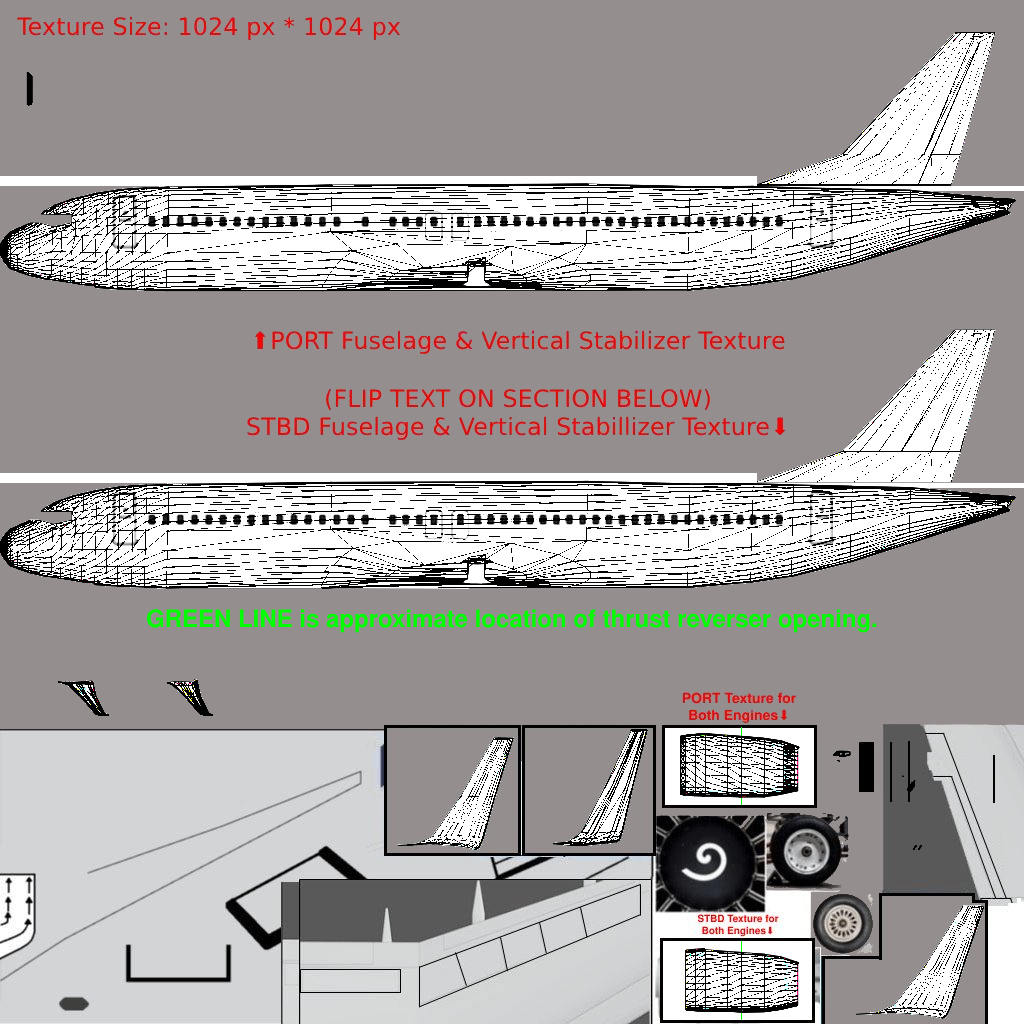
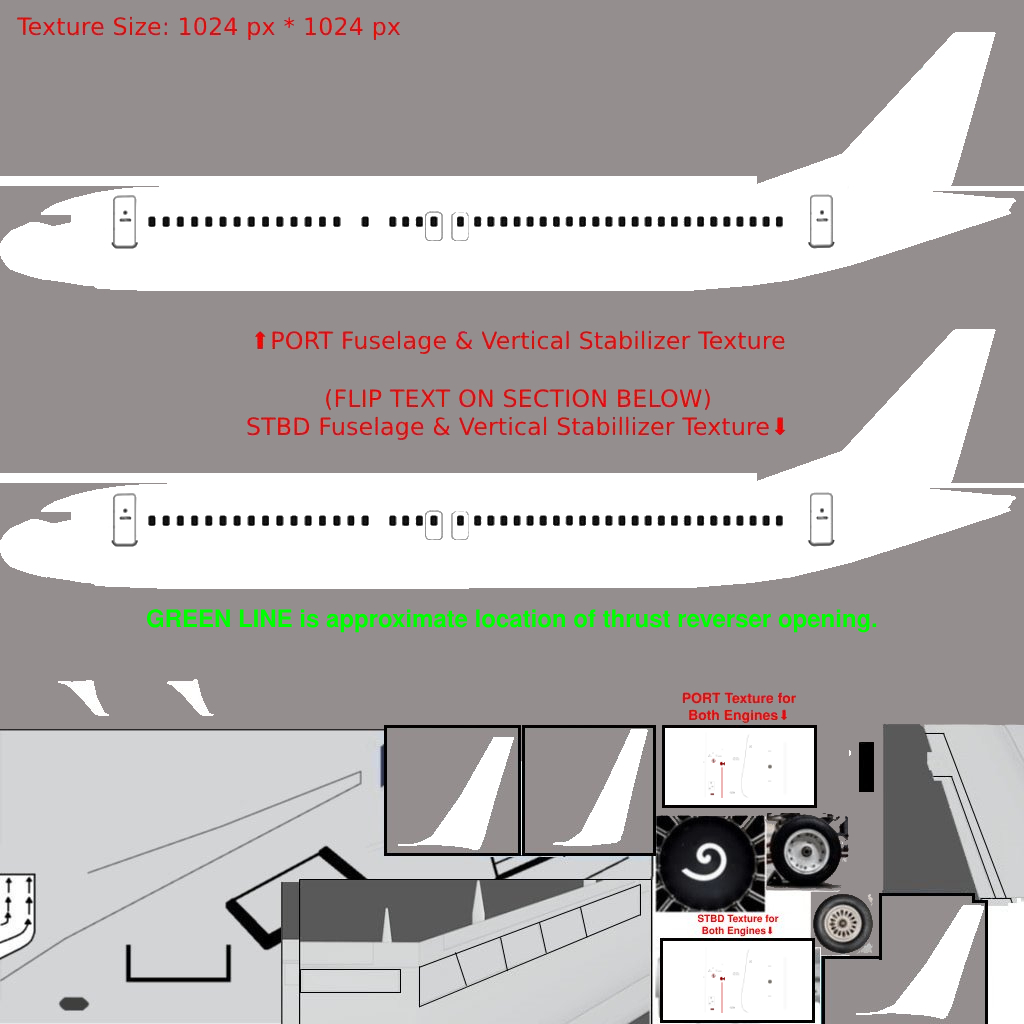
Revision of a layered 1024×1024 image; what changed, layer by layer:
hid "Background", opacity 100% → 50%, blend vivid light → normal over left=0, top=32, right=1016, bottom=1019
added layer "ENGINE_DETAILS copy" above "ENGINE_DETAILS" over left=703, top=947, right=788, bottom=1013
added layer "ENGINE_DETAILS" above "CARGO_CONFIG" over left=703, top=732, right=788, bottom=798
added layer "PASSENGER_CONFIG" above "Layer 3" over left=111, top=194, right=835, bottom=547
painted on "Layer 3" over left=108, top=193, right=840, bottom=1020